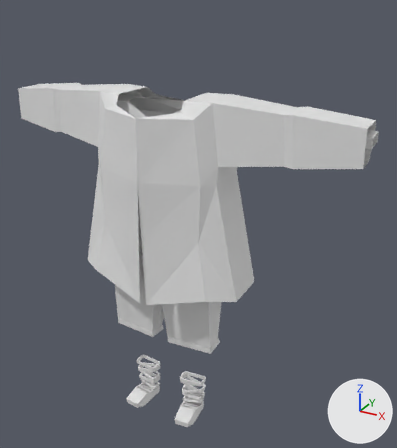
One commit to the Blender file personaje.blend: the scene before it, then after it.
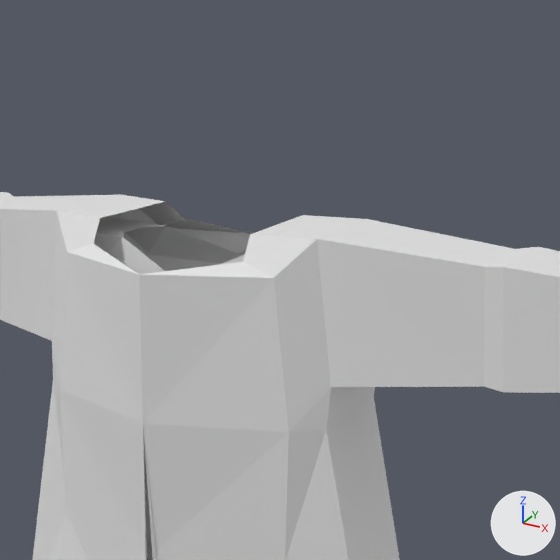
Old and new are each drawn whole from a 50 mm camera at (10.28, -16.4, 2.27) aimed at (0.95, 0.56, -6.21) and again close up on the part from 19% to 80% of the width and 0% to 54% of the height. Arrows for +X, +Y and +Z are at lower right; the lights stay in place. The older version's two pictures come first.

In view in the first close-up: 'Camisa', 'Sueter'.
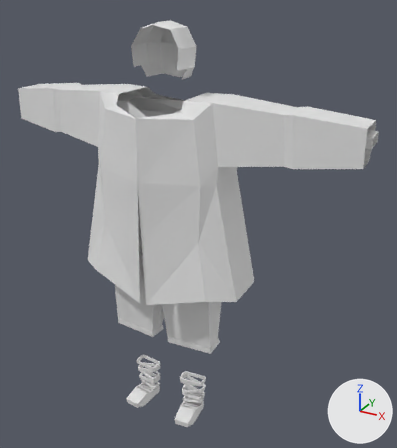
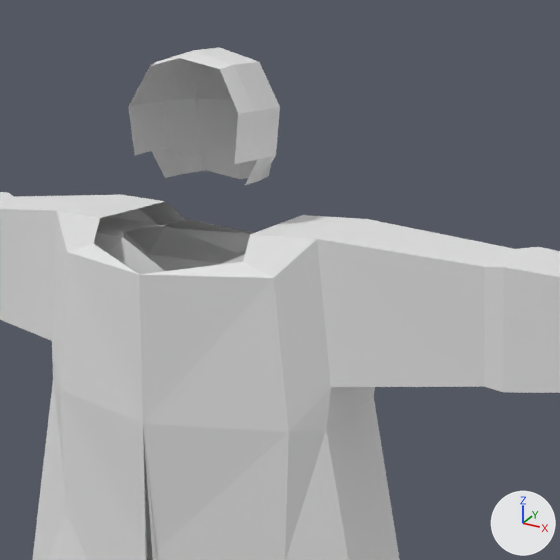
The change, as a list of edits to the scene's bpy script:
```text
Change ob_cabeza:
    remove ob_cabeza.hide_set(True)  # its collection is switched off
```

Where the change shows, as pixel boxes [x1, y1, x2, y2] in the close-ups (560 x 560 px):
'cabeza', shown
    after: [128, 47, 280, 185]
